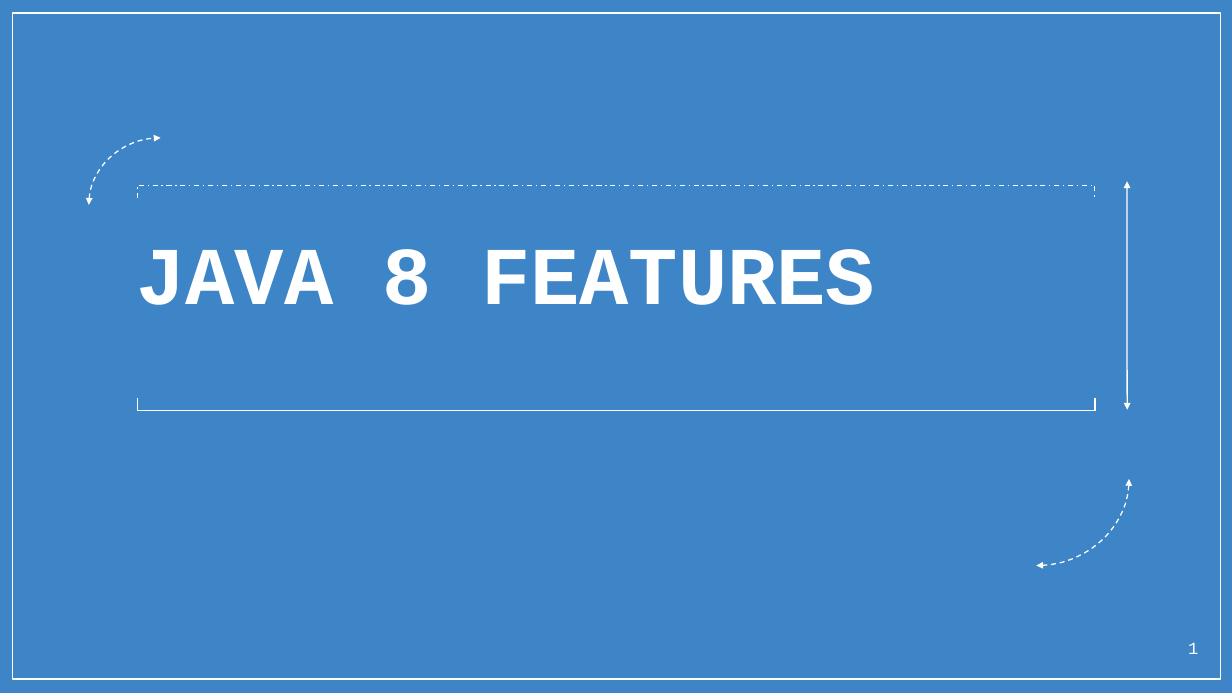
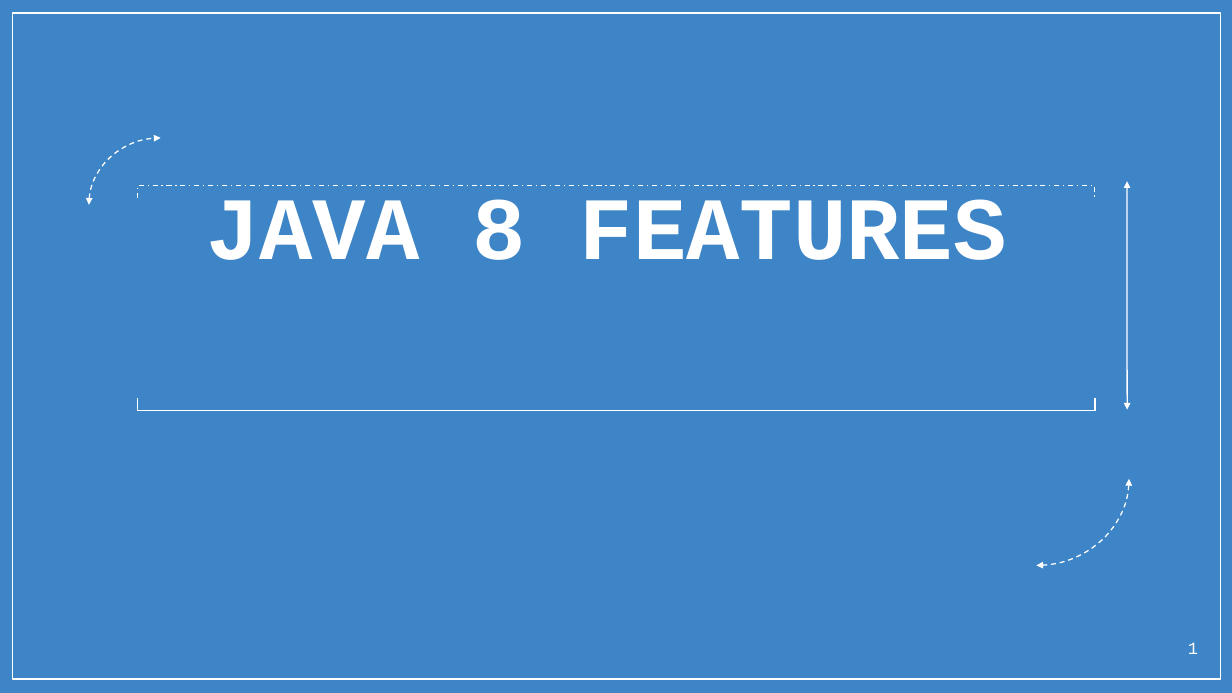
Before and after one commit to ghousek1/trashcan, a slide deck: slide 1 of Java8Features.pptx. Drawn at 1232x693 pixels with LibreOffice and Linux fonts; fonts in the diff are those of the drawing; background and template pictures are left out. Boxes give left, top, right and bottom in pixels: in the first picture for what was removed or moved away, otherwise in the second. Text is boxed around its words. In the diff, an @@ line names an element or a change of style, - is before the commit and + after.

```diff
--- a/Java8Features.pptx
+++ b/Java8Features.pptx
@@ text "JAVA 8 FEATURES": place and size @@
-text "JAVA 8 FEATURES" at (136, 249, 875, 305)
+text "JAVA 8 FEATURES" at (206, 199, 1007, 260)
@@ text "JAVA 8 FEATURES" at (206, 199, 1007, 260): size 48 to 52 pt @@
@@ freeform shape at (137, 185, 1095, 198): outline redrawn @@
```
Also in this commit, not shown: 5 other slides changed, 7 slides added, 3 slides removed.
